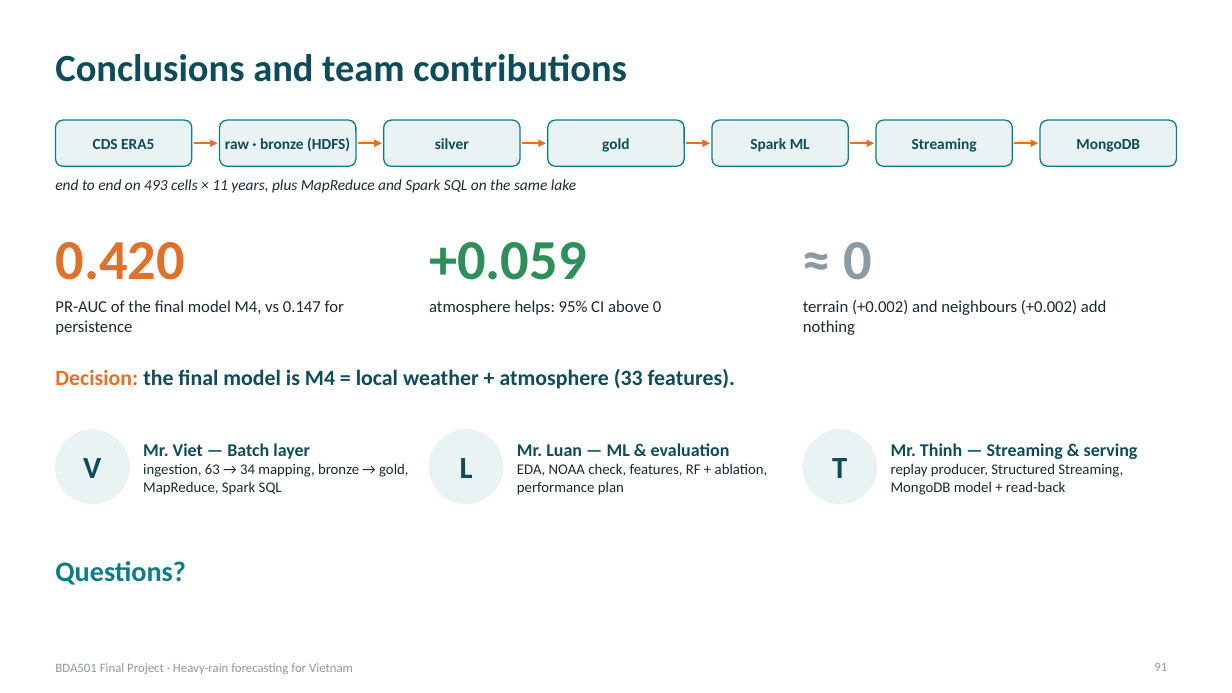
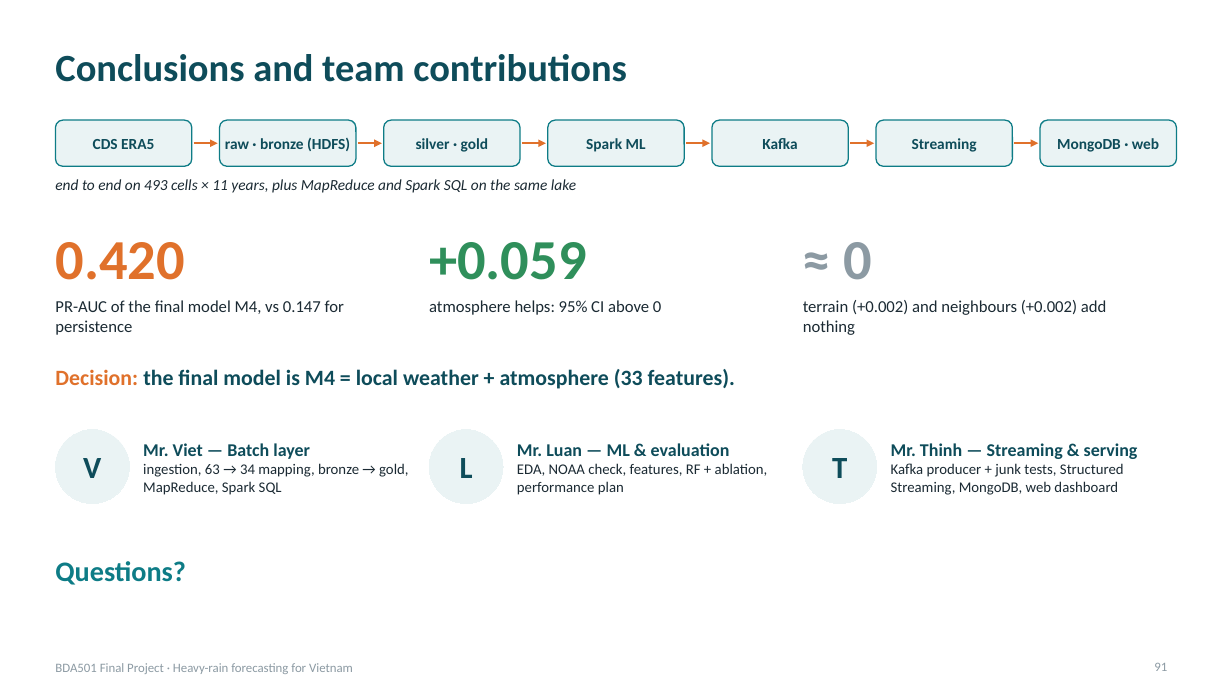
Before and after one commit to PhamLeTanThinh/BDA501_weather, a slide deck: slide 91 of deck/BDA501_Heavy_Rain_Forecast.pptx. Drawn at 1232x693 pixels with LibreOffice and Linux fonts; fonts in the diff are those of the drawing. Boxes give left, top, right and bottom in pixels: in the first picture for what was removed or moved away, otherwise in the second. Text is boxed around its words. In the diff, an @@ line names an element or a change of style, - is before the commit and + after.

```diff
--- a/deck/BDA501_Heavy_Rain_Forecast.pptx
+++ b/deck/BDA501_Heavy_Rain_Forecast.pptx
@@ text in rounded rectangle at (416, 138, 488, 152): text changed @@
-silver
+silver · gold
@@ rounded rectangle "Spark ML": place and size @@
-rounded rectangle "Spark ML" at (712, 120, 848, 166)
+rounded rectangle "Spark ML" at (548, 120, 685, 166)
@@ rounded rectangle removed at (548, 120, 685, 166) @@
-gold
@@ rounded rectangle added at (712, 120, 848, 166), fill #EAF3F4, outline #0E7C86 1 pt, 12 pt, text #0E4C5A, bold @@
+Kafka
@@ text in rounded rectangle at (1057, 138, 1159, 152): text changed @@
-MongoDB
+MongoDB · web
@@ text at (891, 463, 1124, 495): text changed @@
-replay producer, Structured Streaming, MongoDB model + read-back
+Kafka producer + junk tests, Structured Streaming, MongoDB, web dashboard
```
Also in this commit, not shown: 31 other slides changed, 14 slides added, 14 slides removed, 28 other files.
